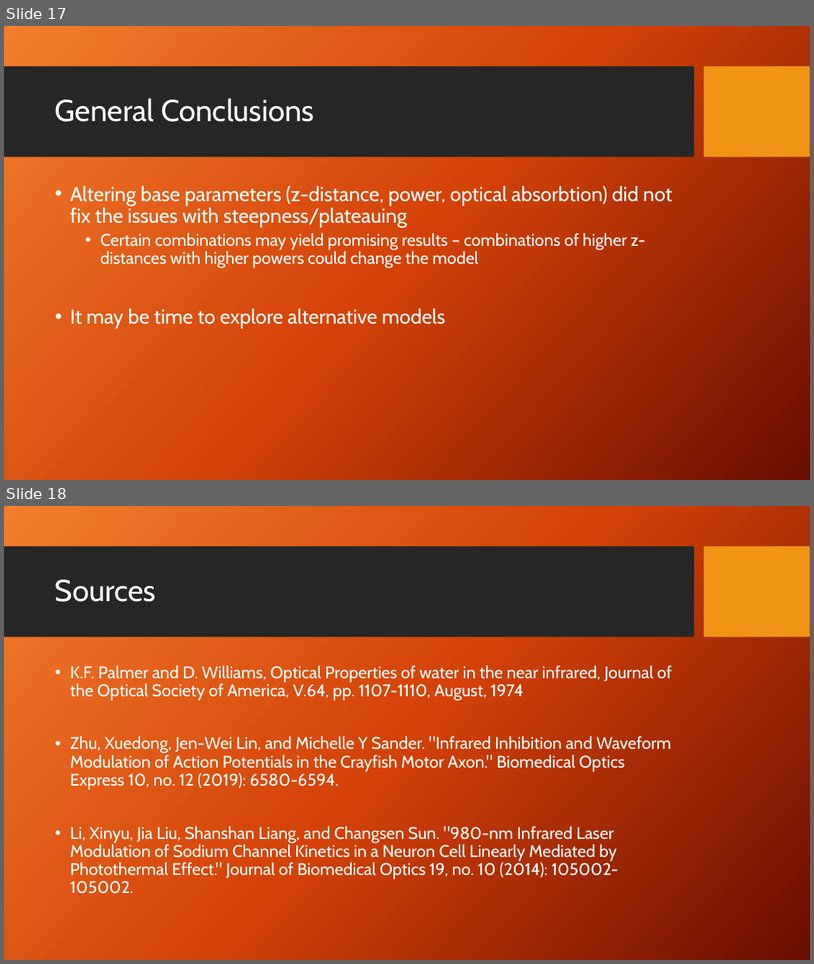
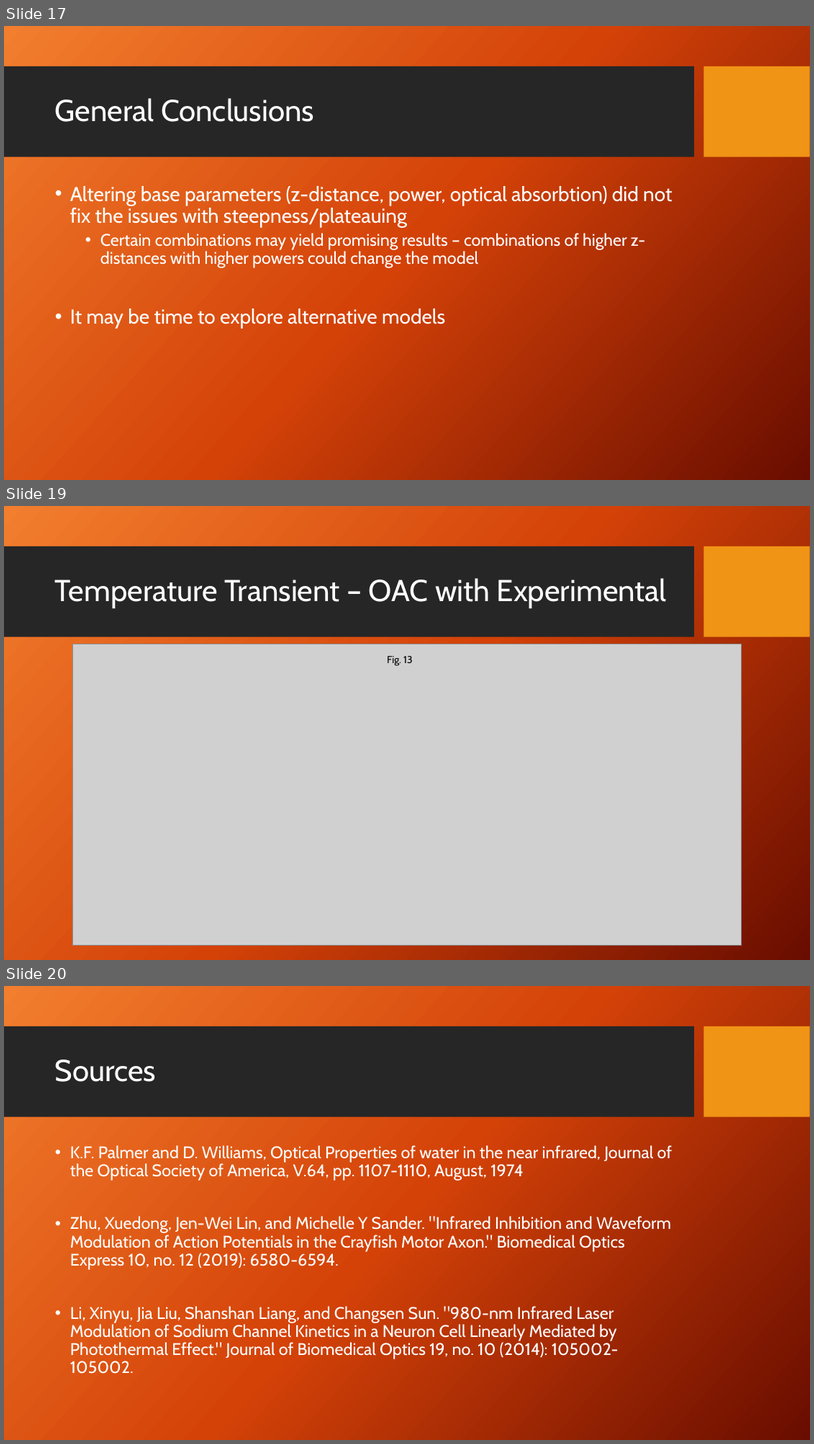
Before and after one commit to dbhatia00/NeuronSimulation, a slide deck: Presentations/Fall Updates/FallUpdate3.pptx. Shown one above the other, each under a label of ours: slides 17 and 18 before the commit, slides 17, 19 and 20 after it; the slides between them are not shown. The pictures are 814x964 and 814x1444 pixels, drawn with LibreOffice and Linux fonts; fonts in the diff are those of the drawing; grey boxes stand for pictures; background and template pictures are left out. Boxes give left, top, right and bottom in pixels: in the first picture for what was removed or moved away, otherwise in the second. Text is boxed around its words. In the diff, an @@ line names an element or a change of style, - is before the commit and + after.

```diff
--- a/Presentations/Fall Updates/FallUpdate3.pptx
+++ b/Presentations/Fall Updates/FallUpdate3.pptx
@@ slide 19 added at (4,506,810,960), background picture (left out); not listed: 2 template elements that a slide beside it also shows @@
@@ title added at (55,578,667,608), 36 pt, text #FFFFFF @@
+Temperature Transient – OAC with Experimental
@@ picture added at (72,644,742,945) @@
@@ text added at (387,656,413,666), 12 pt, text #000000 @@
+Fig. 13
@@ what was slide 18 is now slide 20 @@
```
Also in this commit, not shown: 1 other slide added.
